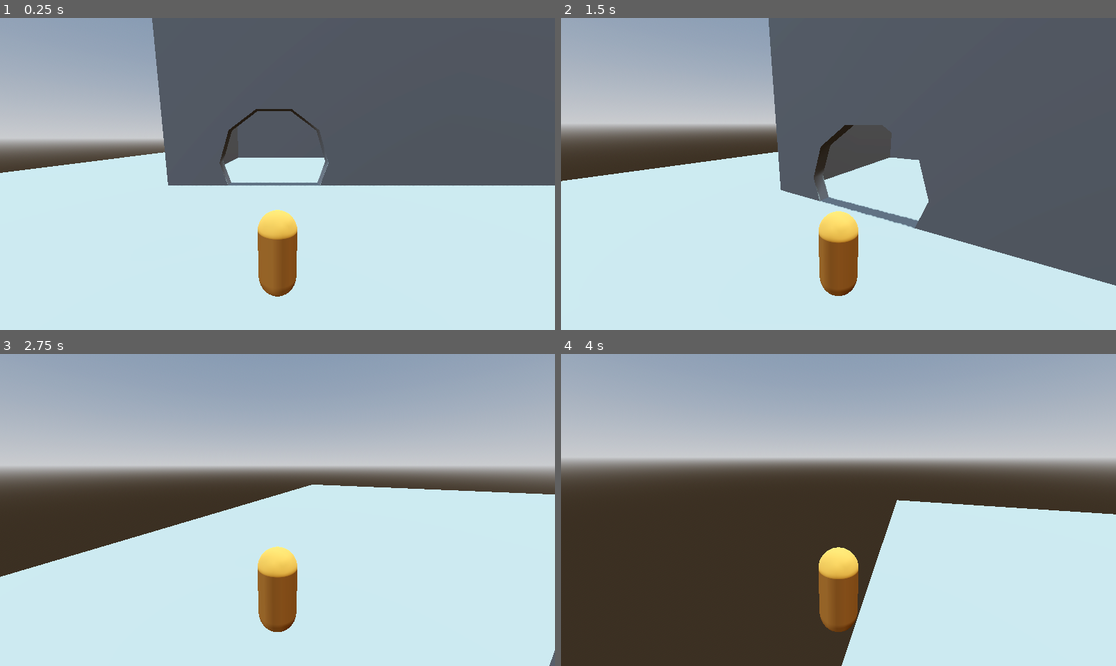
Above: before the commit, frames 1-4 (two rows, left to right).
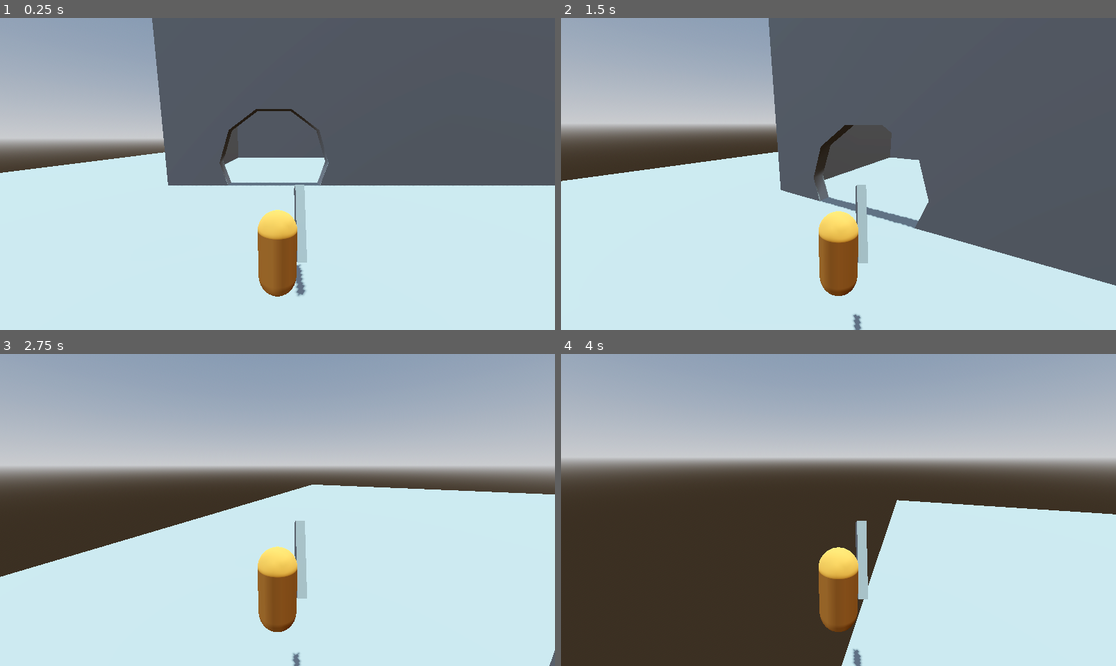
Above: after the commit, the same moments.

Repository: hollisma/mvm-30
Game: Godot game, scene res://scenes/system/main.tscn
Two runs of this game, one before a commit and one after it. Both use one fixed random seed, a clock stepped at 60 frames per second and the inputs below.
Inputs (mouse positions are in pixels of both pictures, inside the frame that each line leads up to):
- Up to frame 1 (0.25 s): no input
- Up to frame 2 (1.5 s): tap Enter at 0.5 s; move the mouse to (960, 158) at 0.52 s; hold D (right) 0.53-1.28 s; click (960, 158) at 0.6 s; tap Space (jump) at 0.77 s; move the mouse to (810, 174) at 1.27 s; hold W (forward) from 1.28 s (still down); tap ` (dev_freefly) at 1.35 s
- Up to frame 3 (2.75 s): keep holding W (forward); tap Space (jump) at 1.52 s; click (249, 510) at 1.55 s; move the mouse to (288, 503) at 2.02 s; hold Shift (sprint) from 2.03 s (still down); click (288, 503) at 2.3 s
- Up to frame 4 (4 s): keep holding W (forward); move the mouse to (832, 516) at 2.77 s; release Shift (sprint) at 2.78 s; click (832, 516) at 2.85 s; tap Space (jump) at 3.02, 3.77 s; move the mouse to (877, 513) at 3.52 s; click (877, 513) at 3.6 s

The runs differ from the first frame. In frame 1, 0.6% of the frame differs, in the area x 22-58%, y 29-90%; in frame 2, 0.5%; in frame 3, 0.5%; in frame 4, 0.5%.

Commit message:
placeholder sword; basic attack animation

Diff:
--- a/project.godot
+++ b/project.godot
@@ -51,6 +51,11 @@
 "events": [Object(InputEventKey,"resource_local_to_scene":false,"resource_name":"","device":-1,"window_id":0,"alt_press …(195 unchanged characters)…
 ]
 }
+attack={
+"deadzone": 0.2,
+"events": [Object(InputEventMouseButton,"resource_local_to_scene":false,"resource_name":"","device":-1,"window_id":0,"alt_pressed":false,"shift_pressed":false,"ctrl_pressed":false,"meta_pressed":false,"button_mask":0,"position":Vector2(0, 0),"global_position":Vector2(0, 0),"factor":1.0,"button_index":1,"canceled":false,"pressed":false,"double_click":false,"script":null)
+]
+}
 dev_freefly={
 "deadzone": 0.2,
 "events": [Object(InputEventKey,"resource_local_to_scene":false,"resource_name":"","device":-1,"window_id":0,"alt_press …(191 unchanged characters)…
--- a/scenes/characters/player.gd
+++ b/scenes/characters/player.gd
@@ -18,6 +18,9 @@
 
 @onready var collider: CollisionShape3D = $Collider
 @onready var head: Node3D = $Visuals/Head
+@onready var sword: CandyCaneSword = $Visuals/RightHand/CandyCaneSword
+@onready var animation_player: AnimationPlayer = $AnimationPlayer
+
 @onready var camera_root_offset: Node3D = $CameraRootOffset
 @onready var camera_pivot: Node3D = $CameraRootOffset/CameraPivot
 @onready var camera_boom: SpringArm3D = $CameraRootOffset/CameraPivot/CameraBoom
@@ -27,6 +30,7 @@
 var _look_rotation: Vector2
 var _mouse_captured := false
 var _freeflying := false
+var _swinging := false
 
 func _ready():
 	_look_rotation.y = rotation.y
@@ -41,8 +45,9 @@
 
 func _unhandled_input(event: InputEvent):
 	# Mouse capturing
-	if Input.is_mouse_button_pressed(MOUSE_BUTTON_LEFT):
+	if not _mouse_captured and Input.is_mouse_button_pressed(MOUSE_BUTTON_LEFT):
 		capture_mouse()
+		return
 	if Input.is_key_pressed(KEY_ESCAPE):
 		release_mouse()
 
@@ -56,6 +61,10 @@
 			enable_freefly()
 		else:
 			disable_freefly()
+
+	# Attack
+	if Input.is_action_just_pressed("attack"):
+		_swing()
 
 ################
 ### MOVEMENT ###
@@ -101,6 +110,24 @@
 func _get_gravity() -> Vector3:
 	return Vector3(0, -gravity, 0)
 
+##############
+### ATTACK ###
+##############
+
+func _swing():
+	if _swinging: return
+	_swinging = true
+	sword.start_swing()
+	animation_player.play("swing")
+	await animation_player.animation_finished
+
+	await get_tree().create_timer(0.3).timeout
+
+	sword.finish_swing()
+	animation_player.play_backwards("swing")
+	await animation_player.animation_finished
+	_swinging = false
+
 #############
 ### MOUSE ###
 #############
--- a/scenes/characters/player.tscn
+++ b/scenes/characters/player.tscn
@@ -1,6 +1,7 @@
-[gd_scene load_steps=5 format=3 uid="uid://njraxn2ljfto"]
+[gd_scene load_steps=9 format=3 uid="uid://njraxn2ljfto"]
 
 [ext_resource type="Script" uid="uid://brcqkn2i6iwc3" path="res://scenes/characters/player.gd" id="1_rp718"]
+[ext_resource type="PackedScene" uid="uid://8tbebxmq5d6p" path="res://scenes/objects/candy_cane_sword.tscn" id="2_yewv4"]
 
 [sub_resource type="CapsuleShape3D" id="CapsuleShape3D_iof21"]
 radius = 0.4
@@ -12,6 +13,67 @@
 [sub_resource type="CapsuleMesh" id="CapsuleMesh_ucva2"]
 radius = 0.4
 height = 1.8
+
+[sub_resource type="Animation" id="Animation_yewv4"]
+resource_name = "swing"
+length = 0.3
+tracks/0/type = "value"
+tracks/0/imported = false
+tracks/0/enabled = true
+tracks/0/path = NodePath("Visuals/RightHand:rotation")
+tracks/0/interp = 1
+tracks/0/loop_wrap = true
+tracks/0/keys = {
+"times": PackedFloat32Array(0, 0.3),
+"transitions": PackedFloat32Array(1, 1),
+"update": 0,
+"values": [Vector3(0, 0, 0), Vector3(-1.5707964, 0, 0)]
+}
+tracks/1/type = "value"
+tracks/1/imported = false
+tracks/1/enabled = true
+tracks/1/path = NodePath("Visuals/RightHand:position")
+tracks/1/interp = 1
+tracks/1/loop_wrap = true
+tracks/1/keys = {
+"times": PackedFloat32Array(0, 0.3),
+"transitions": PackedFloat32Array(1, 1),
+"update": 0,
+"values": [Vector3(0.49999997, 1.4000001, -0.4), Vector3(0.49999997, 0.6000001, -1.2)]
+}
+
+[sub_resource type="Animation" id="Animation_76oj4"]
+length = 0.001
+tracks/0/type = "value"
+tracks/0/imported = false
+tracks/0/enabled = true
+tracks/0/path = NodePath("Visuals/RightHand:rotation")
+tracks/0/interp = 1
+tracks/0/loop_wrap = true
+tracks/0/keys = {
+"times": PackedFloat32Array(0),
+"transitions": PackedFloat32Array(1),
+"update": 0,
+"values": [Vector3(0, 0, 0)]
+}
+tracks/1/type = "value"
+tracks/1/imported = false
+tracks/1/enabled = true
+tracks/1/path = NodePath("Visuals/RightHand:position")
+tracks/1/interp = 1
+tracks/1/loop_wrap = true
+tracks/1/keys = {
+"times": PackedFloat32Array(0),
+"transitions": PackedFloat32Array(1),
+"update": 0,
+"values": [Vector3(0.49999997, 1.4000001, -0.4)]
+}
+
+[sub_resource type="AnimationLibrary" id="AnimationLibrary_dyp2m"]
+_data = {
+&"RESET": SubResource("Animation_76oj4"),
+&"swing": SubResource("Animation_yewv4")
+}
 
 [node name="Player" type="CharacterBody3D" unique_id=1146666603]
 collision_layer = 2
@@ -32,6 +94,12 @@
 [node name="Head" type="Node3D" parent="Visuals" unique_id=372346071]
 transform = Transform3D(1, 0, 0, 0, 1, 0, 0, 0, 1, 0, 1.7, 0)
 
+[node name="RightHand" type="Node3D" parent="Visuals" unique_id=717463165]
+transform = Transform3D(1, 0, 0, 0, 1, 0, 0, 0, 1, 0.49999997, 1.4000001, -0.4)
+
+[node name="CandyCaneSword" parent="Visuals/RightHand" unique_id=358481938 instance=ExtResource("2_yewv4")]
+transform = Transform3D(1, 0, 0, 0, 0.90630776, 0.42261827, 0, -0.42261827, 0.90630776, 0, 0, 0)
+
 [node name="CameraRootOffset" type="Node3D" parent="." unique_id=1679834426]
 
 [node name="CameraPivot" type="Node3D" parent="CameraRootOffset" unique_id=1186049634]
@@ -43,3 +111,8 @@
 
 [node name="Camera" type="Camera3D" parent="CameraRootOffset/CameraPivot/CameraBoom/CameraLeafOffset" unique_id=1815869737]
 transform = Transform3D(1, 0, 0, 0, 0.9848078, 0.1736482, 0, -0.1736482, 0.9848078, 0, 1.7000003, -2.3841858e-07)
+
+[node name="AnimationPlayer" type="AnimationPlayer" parent="." unique_id=1752922980]
+libraries = {
+&"": SubResource("AnimationLibrary_dyp2m")
+}
--- /dev/null
+++ b/scenes/objects/candy_cane_sword.gd
@@ -0,0 +1,19 @@
+extends Node3D
+class_name CandyCaneSword
+
+@onready var collision_area: Area3D = $CollisionArea
+
+var _attack_power := 10
+
+func _ready():
+	collision_area.area_entered.connect(_on_area_entered)
+
+func _on_area_entered(body):
+	if body.is_in_group("enemy"):
+		body.take_damage(_attack_power)
+
+func start_swing():
+	collision_area.disable_mode = CollisionObject3D.DISABLE_MODE_KEEP_ACTIVE
+
+func finish_swing():
+	collision_area.disable_mode = CollisionObject3D.DISABLE_MODE_REMOVE
--- /dev/null
+++ b/scenes/objects/candy_cane_sword.tscn
@@ -0,0 +1,19 @@
+[gd_scene load_steps=3 format=3 uid="uid://8tbebxmq5d6p"]
+
+[ext_resource type="Script" uid="uid://c865gela7ums3" path="res://scenes/objects/candy_cane_sword.gd" id="1_bvdko"]
+
+[sub_resource type="BoxShape3D" id="BoxShape3D_u03ek"]
+size = Vector3(0.2, 1.6, 0.4)
+
+[node name="CandyCaneSword" type="Node3D" unique_id=358481938]
+script = ExtResource("1_bvdko")
+
+[node name="Mesh" type="CSGBox3D" parent="." unique_id=2104370970]
+transform = Transform3D(1, 0, 0, 0, 1, 0, 0, 0, 1, 2.2351742e-08, 1.4901161e-07, 1.4901161e-08)
+size = Vector3(0.2, 1.6, 0.4)
+
+[node name="CollisionArea" type="Area3D" parent="." unique_id=1427454386]
+
+[node name="Collider" type="CollisionShape3D" parent="CollisionArea" unique_id=1077742644]
+transform = Transform3D(1, 0, 0, 0, 1, 0, 0, 0, 1, 5.2154064e-08, -8.046627e-07, 1.4901161e-08)
+shape = SubResource("BoxShape3D_u03ek")
--- a/scenes/system/main.tscn
+++ b/scenes/system/main.tscn
@@ -29,4 +29,4 @@
 [node name="Level" parent="." unique_id=86106520 instance=ExtResource("1_6awnf")]
 
 [node name="Player" parent="." unique_id=1146666603 instance=ExtResource("2_ii55j")]
-transform = Transform3D(1, 0, 0, 0, 1, 0, 0, 0, 1, -37.100002, 0, 17.1)
+transform = Transform3D(1, 0, 0, 0, 1, 0, 0, 0, 1, -37.100002, 1, 17.1)
Not shown, added: scenes/objects/candy_cane_sword.gd.uid
